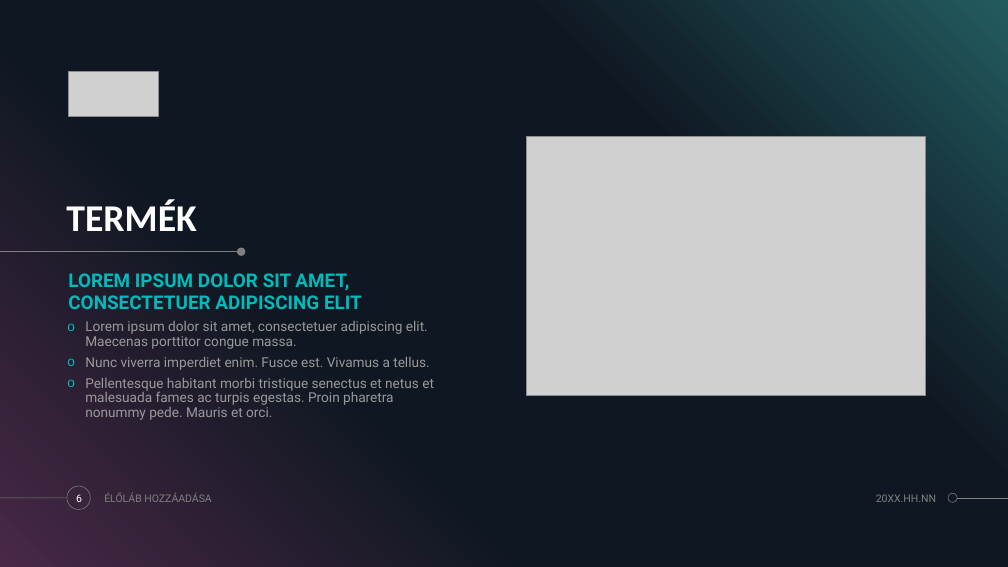
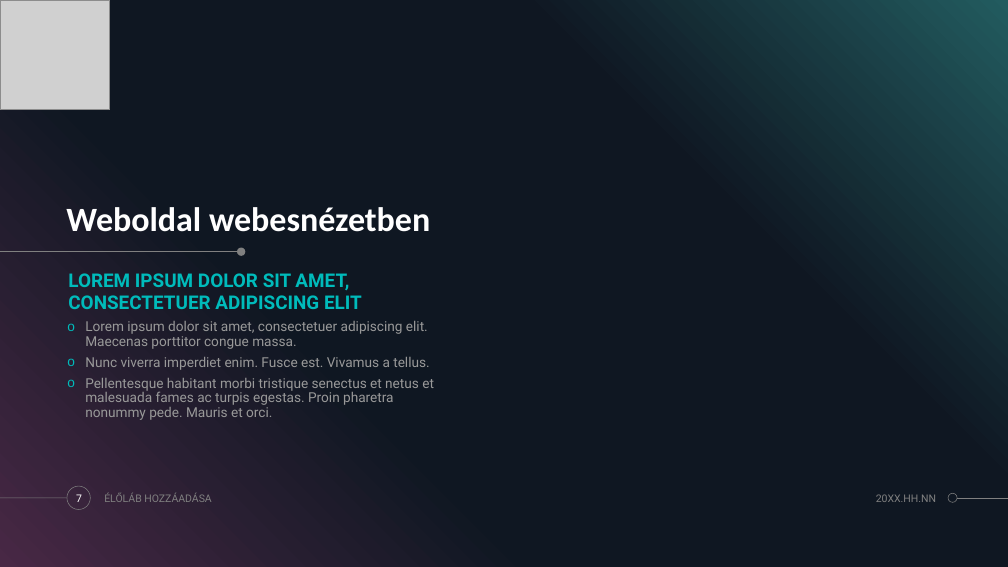
Before and after one commit to zamboilles21/terfelszinszamitas, a slide deck: slide 7 of documentation/PPT/TerFelSzoft.pptx (slide 6 before the commit). Drawn at 1008x567 pixels with LibreOffice and Linux fonts; fonts in the diff are those of the drawing; grey boxes stand for pictures; background and template pictures are left out. Boxes give left, top, right and bottom in pixels: in the first picture for what was removed or moved away, otherwise in the second. Text is boxed around its words. In the diff, an @@ line names an element or a change of style, - is before the commit and + after.

```diff
--- a/documentation/PPT/TerFelSzoft.pptx
+++ b/documentation/PPT/TerFelSzoft.pptx
@@ picture added at [0,0,110,110] @@
@@ picture removed at [69,71,158,116] @@
@@ picture removed at [526,137,926,396] @@
@@ title at [66,207,430,232]: text changed; size 36 to 32.4 pt @@
-TERMÉK
+Weboldal webesnézetben
@@ page number at [76,494,82,502]: text changed @@
-6
+7
```
Also in this commit, not shown: 7 other slides changed, 1 slide added, 1 slide removed.
